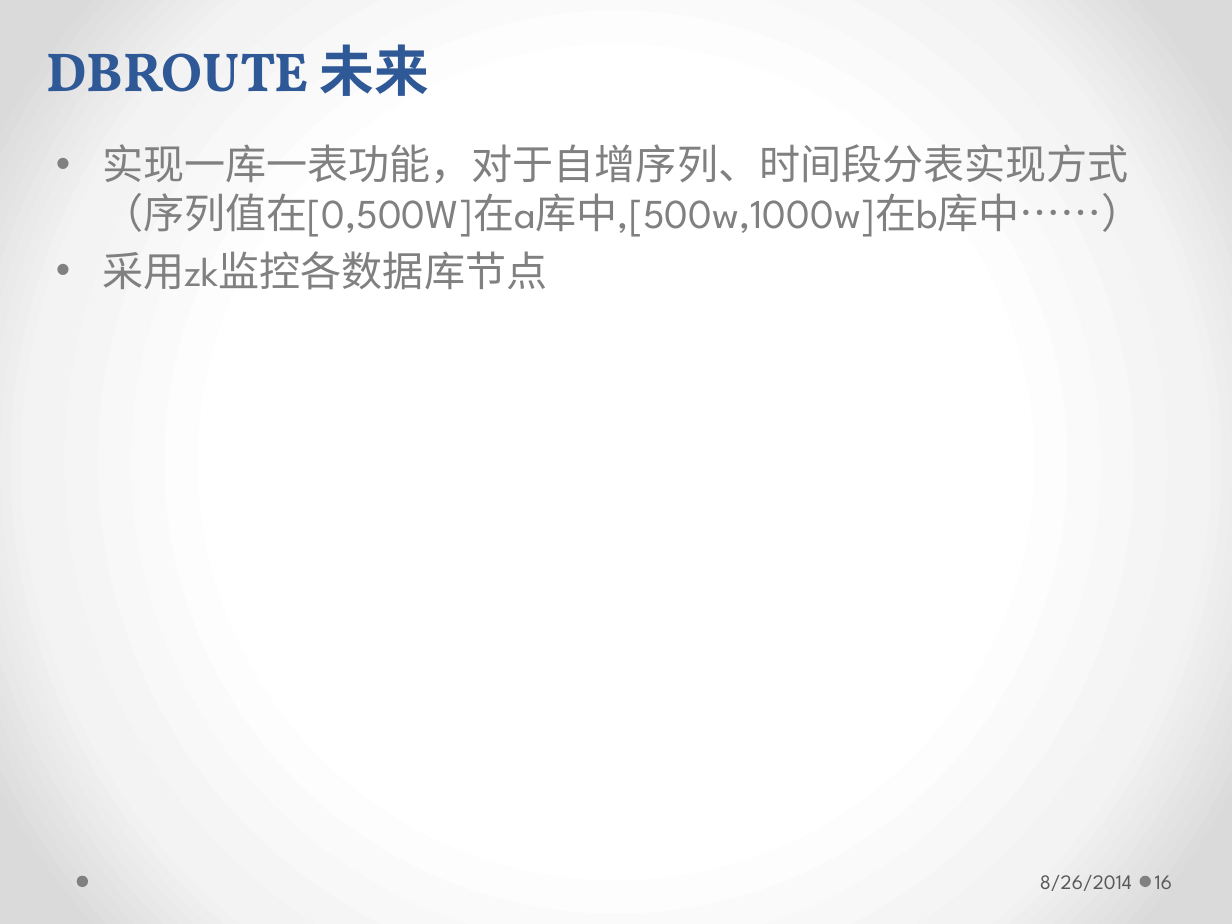
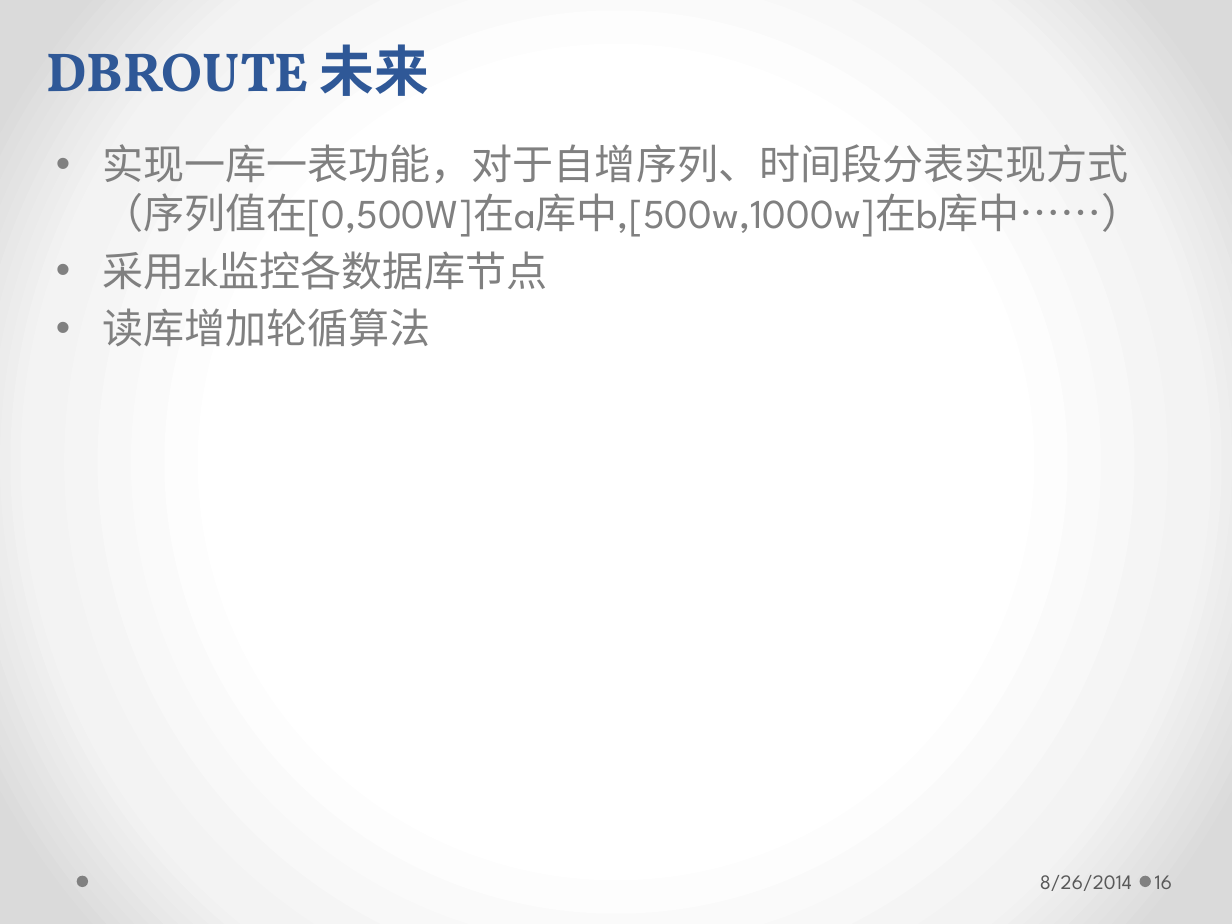
Before and after one commit to longhaisheng/dbroute, a slide deck: slide 16 of dbroute.pptx. Drawn at 1232x924 pixels with LibreOffice and Linux fonts; fonts in the diff are those of the drawing. Boxes give left, top, right and bottom in pixels: in the first picture for what was removed or moved away, otherwise in the second. Text is boxed around its words. In the diff, an @@ line names an element or a change of style, - is before the commit and + after.

```diff
--- a/dbroute.pptx
+++ b/dbroute.pptx
@@ text at box(102, 308, 431, 346): paragraph added @@
+• 读库增加轮循算法
```
Also in this commit, not shown: 5 other slides changed.
